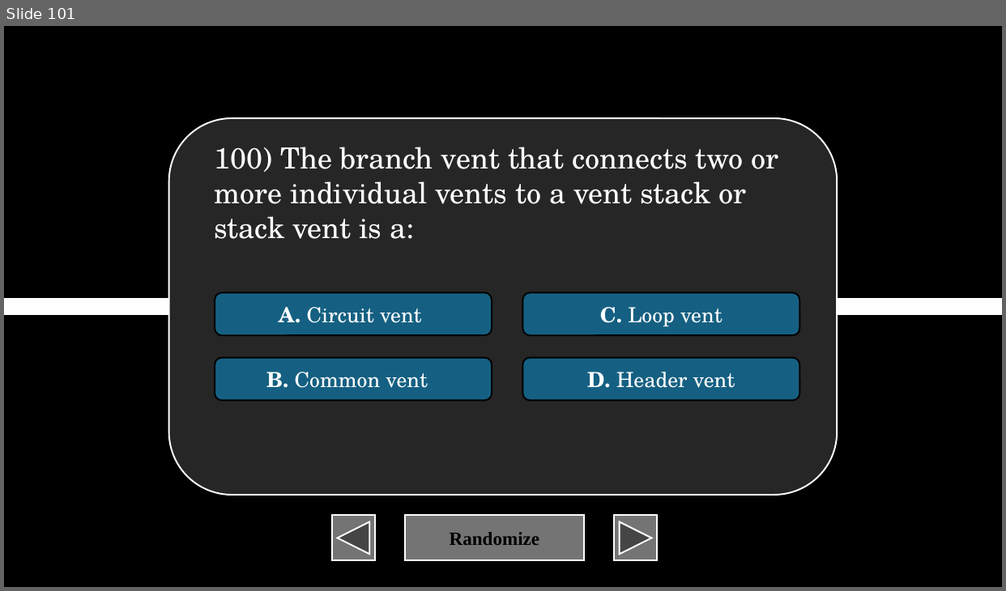
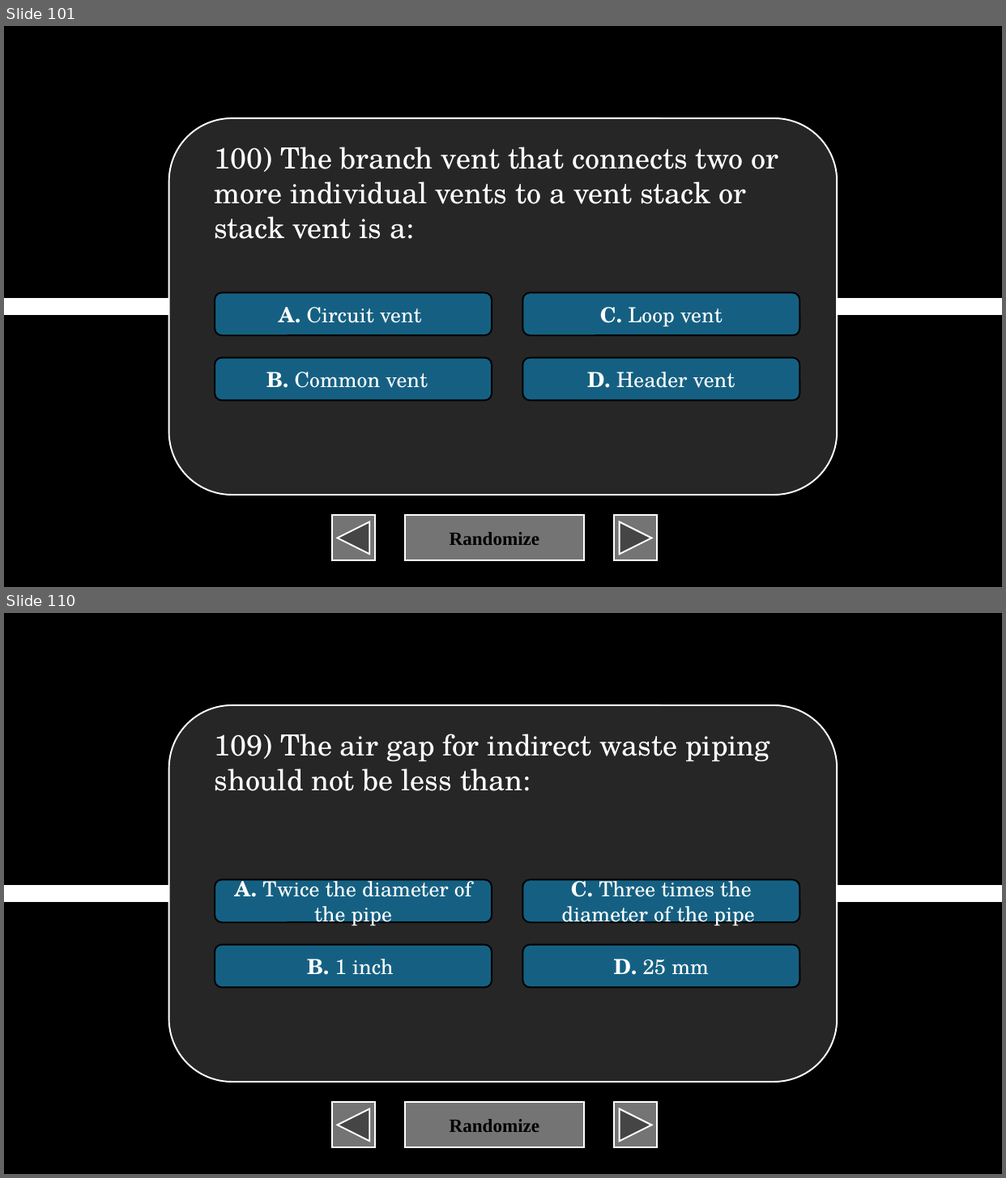
Before and after one commit to XIvanSolomonX/Archi-Reviewer, a slide deck: BulUti.pptm. Shown one above the other, each under a label of ours: slide 101 before the commit, slides 101 and 110 after it; the slides between them are not shown. The pictures are 1006x591 and 1006x1178 pixels, drawn with LibreOffice and Linux fonts; fonts in the diff are those of the drawing. Boxes give left, top, right and bottom in pixels: in the first picture for what was removed or moved away, otherwise in the second. Text is boxed around its words. In the diff, an @@ line names an element or a change of style, - is before the commit and + after.

```diff
--- a/BulUti.pptm
+++ b/BulUti.pptm
@@ slide 110 added at <box>4,613,1002,1174</box>, background #000000 @@
@@ rounded rectangle added at <box>168,705,837,1082</box>, fill #262626, outline #FFFFFF 1.5 pt @@
@@ text added at <box>214,734,770,791</box>, 28 pt, text #FFFFFF @@
+109) The air gap for indirect waste piping should not be less than:
@@ rounded rectangle added at <box>215,879,492,922</box>, fill #156082, outline #000000 1.5 pt, 20 pt, text #FFFFFF @@
+A. Twice the diameter of the pipe
@@ rounded rectangle added at <box>522,879,799,922</box>, fill #156082, outline #000000 1.5 pt, 20 pt, text #FFFFFF @@
+C. Three times the diameter of the pipe
@@ line added from (4, 894) to (1002, 894), #FFFFFF 16 pt @@
@@ rounded rectangle added at <box>215,944,492,987</box>, fill #156082, outline #000000 1.5 pt, 20 pt, text #FFFFFF @@
+B. 1 inch
@@ rounded rectangle added at <box>522,944,799,987</box>, fill #156082, outline #000000 1.5 pt, 20 pt, text #FFFFFF @@
+D. 25 mm
@@ action button back previous added at <box>332,1102,374,1148</box>, fill #747474, outline #FFFFFF 1.5 pt @@
@@ action button blank added at <box>405,1102,584,1148</box>, fill #747474, outline #FFFFFF 1.5 pt, 18 pt, text #000000, bold @@
+Randomize
@@ action button forward next added at <box>614,1102,657,1148</box>, fill #747474, outline #FFFFFF 1.5 pt @@
```
Also in this commit, not shown: 1 slide changed, 99 other slides added, 2 other files.
